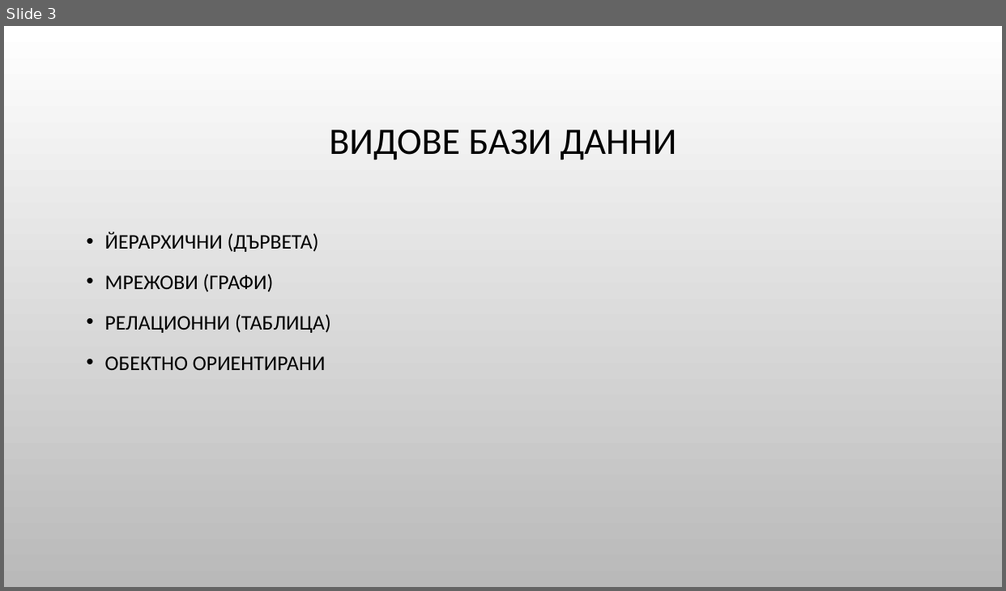
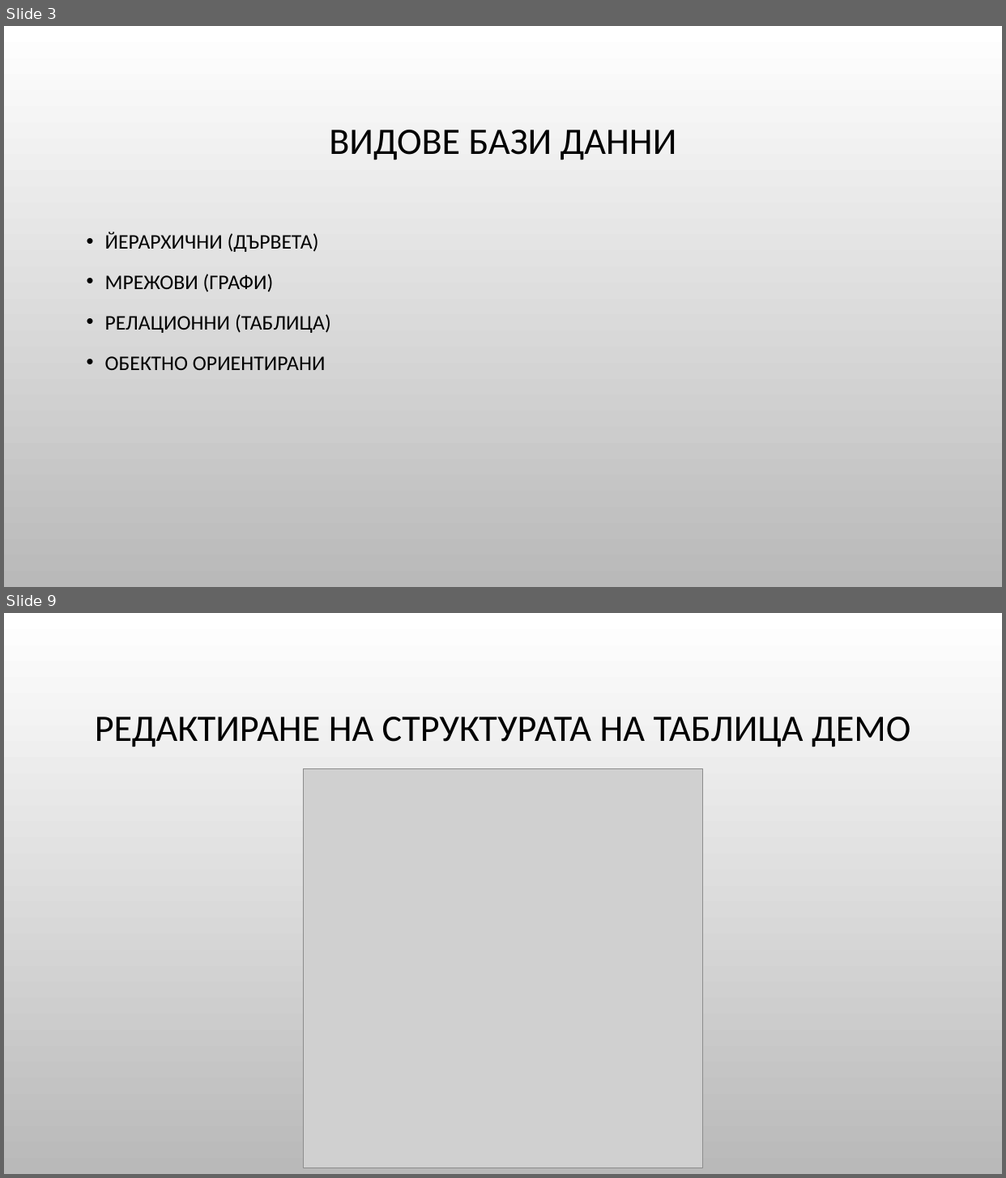
Before and after one commit to Bilyukov/php-mysql-course, a slide deck: 09.introduction-to-mysql.pptx. Shown one above the other, each under a label of ours: slide 3 before the commit, slides 3 and 9 after it; the slides between them are not shown. The pictures are 1006x591 and 1006x1178 pixels, drawn with LibreOffice and Linux fonts; fonts in the diff are those of the drawing; grey boxes stand for pictures; background and template pictures are left out. Boxes give left, top, right and bottom in pixels: in the first picture for what was removed or moved away, otherwise in the second. Text is boxed around its words. In the diff, an @@ line names an element or a change of style, - is before the commit and + after.

```diff
--- a/09.introduction-to-mysql.pptx
+++ b/09.introduction-to-mysql.pptx
@@ slide 9 added at (x1=4, y1=613, x2=1002, y2=1174), background picture (left out) @@
@@ title added at (x1=95, y1=717, x2=910, y2=747), 36 pt, text #000000 @@
+РЕДАКТИРАНЕ НА СТРУКТУРАТА НА ТАБЛИЦА ДЕМО
@@ picture added at (x1=304, y1=769, x2=702, y2=1168) @@
```
Also in this commit, not shown: 19 other slides added, 9 other files.
